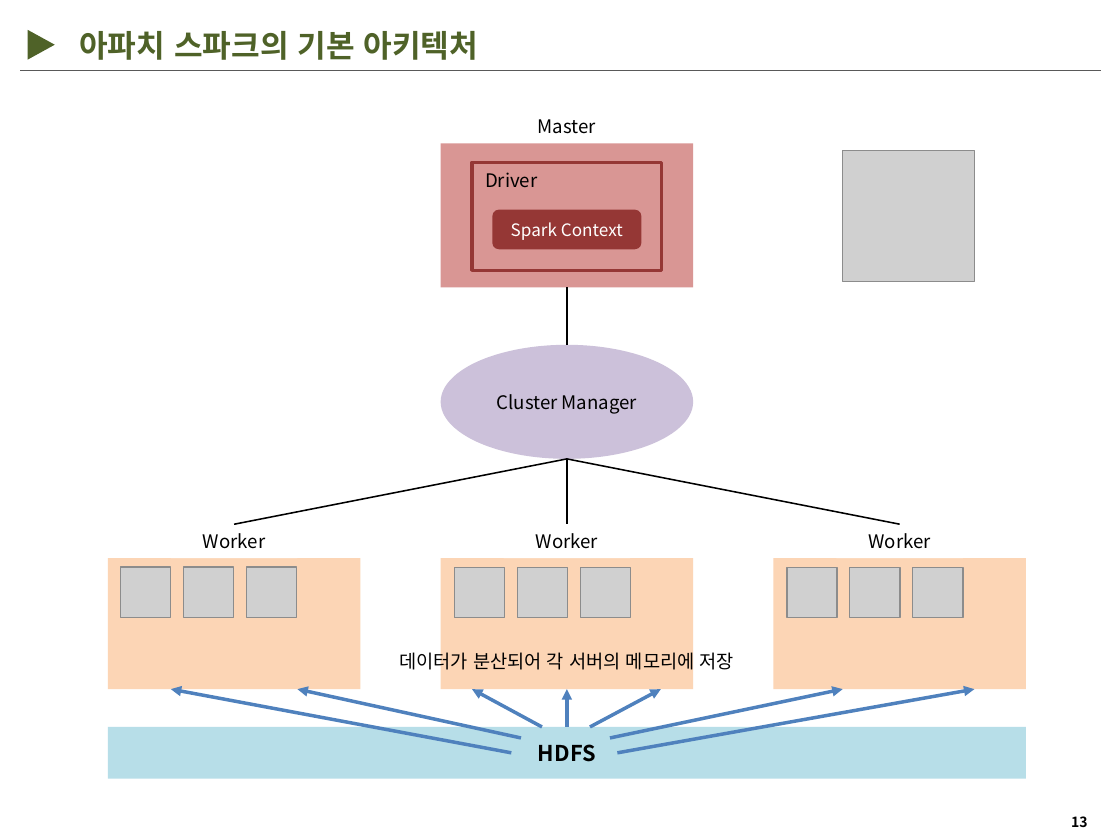
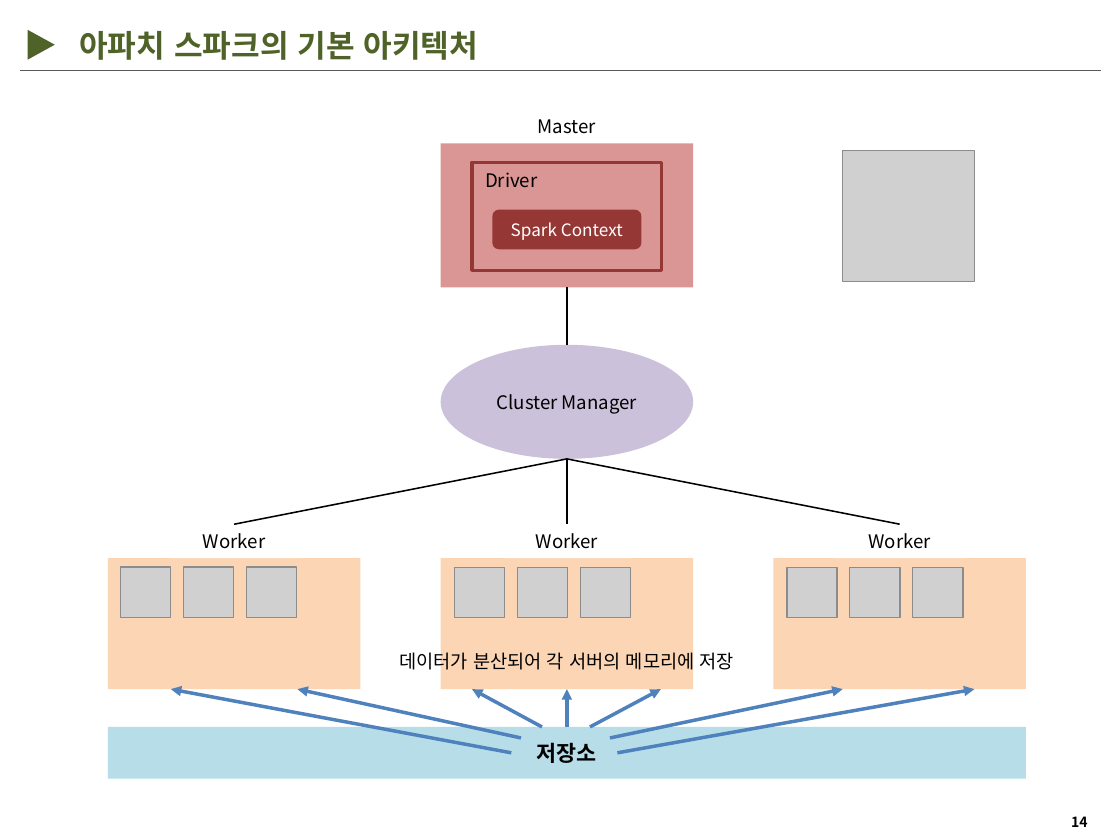
Before and after one commit to Hyunsoo-Ryan-Lee/DataEngineering-Lecture, a slide deck: slide 14 of ppt/[KDT강의]데이터 엔지니어링-2.pptx (slide 13 before the commit). Drawn at 1120x840 pixels with LibreOffice and Linux fonts; fonts in the diff are those of the drawing; grey boxes stand for pictures; background and template pictures are left out. Boxes give left, top, right and bottom in pixels: in the first picture for what was removed or moved away, otherwise in the second. Text is boxed around its words. In the diff, an @@ line names an element or a change of style, - is before the commit and + after.

```diff
--- a/ppt/[KDT강의]데이터 엔지니어링-2.pptx
+++ b/ppt/[KDT강의]데이터 엔지니어링-2.pptx
@@ text in rectangle at (x1=537, y1=742, x2=597, y2=763): text changed @@
-HDFS
+저장소
@@ page number at (x1=1071, y1=816, x2=1088, y2=827): text changed @@
-13
+14
```
Also in this commit, not shown: 11 other slides changed, 1 slide added, 46 other files.
